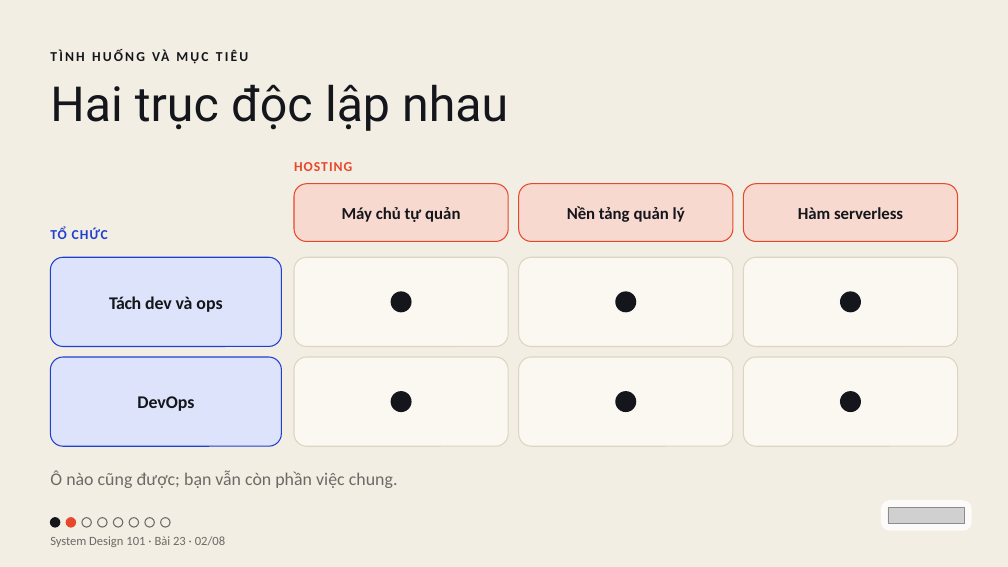
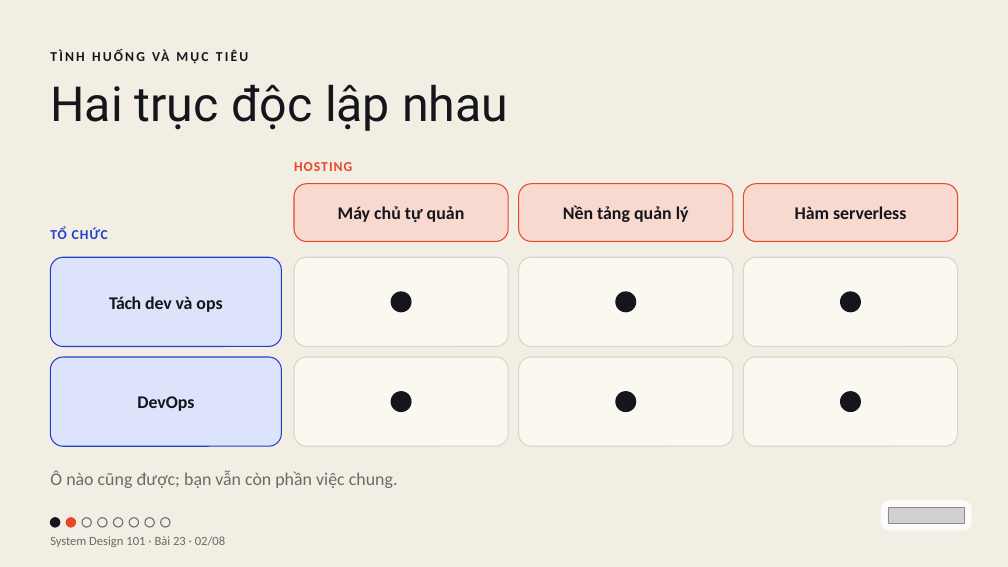
Before and after one commit to vohoailinh90/tool-marketing-studio, a slide deck: slide 2 of system-design-101/vi/lessons/sd-13-023/slides/sd-13-023.pptx. Drawn at 1008x567 pixels with LibreOffice and Linux fonts; fonts in the diff are those of the drawing; grey boxes stand for pictures. Boxes give left, top, right and bottom in pixels: in the first picture for what was removed or moved away, otherwise in the second. Text is boxed around its words. In the diff, an @@ line names an element or a change of style, - is before the commit and + after.

```diff
--- a/system-design-101/vi/lessons/sd-13-023/slides/sd-13-023.pptx
+++ b/system-design-101/vi/lessons/sd-13-023/slides/sd-13-023.pptx
@@ rounded rectangle "Máy chủ tự quản" at bbox=[294, 184, 508, 242]: size 24 to 25.5 pt @@
@@ rounded rectangle "Nền tảng quản lý" at bbox=[519, 184, 733, 242]: size 24 to 25.5 pt; letter spacing -0.1 to 0 pt in "tảng" @@
@@ rounded rectangle "Hàm serverless" at bbox=[743, 184, 958, 242]: size 24 to 25.5 pt @@
```
Also in this commit, not shown: 3 other files.
